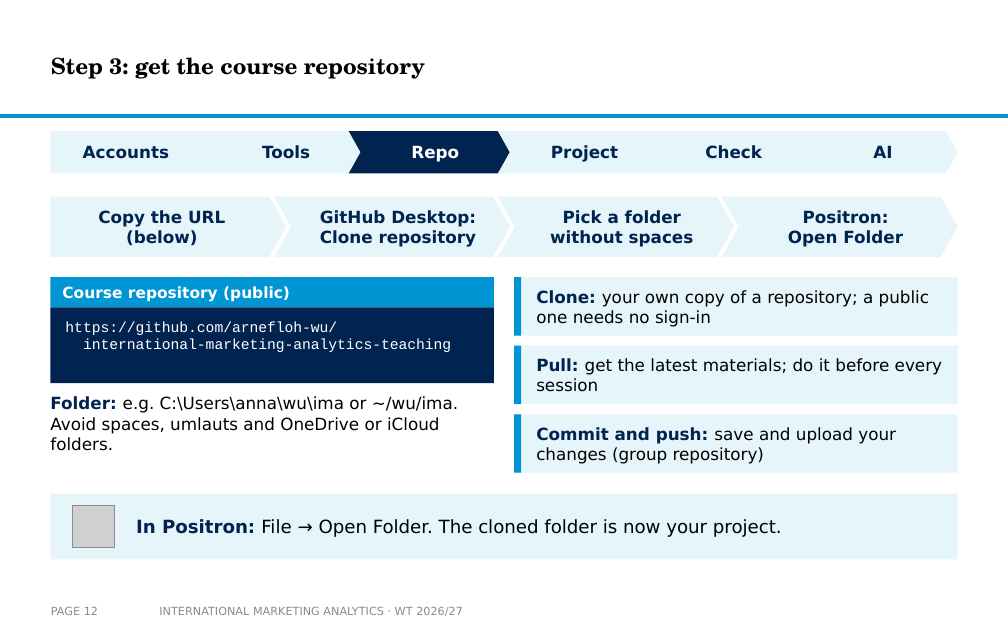
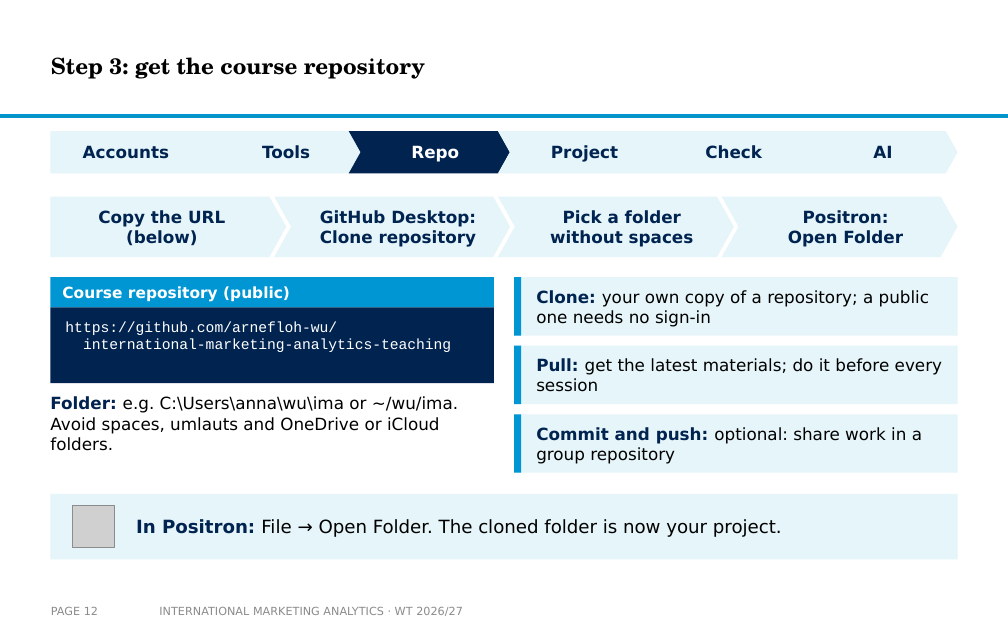
Before and after one commit to arnefloh-wu/International-Marketing-Analytics, a slide deck: slide 12 of slides/01a_setup-and-registration_WT26-27.pptx. Drawn at 1008x630 pixels with LibreOffice and Linux fonts; fonts in the diff are those of the drawing; grey boxes stand for pictures; background and template pictures are left out. Boxes give left, top, right and bottom in pixels: in the first picture for what was removed or moved away, otherwise in the second. Text is boxed around its words. In the diff, an @@ line names an element or a change of style, - is before the commit and + after.

```diff
--- a/slides/01a_setup-and-registration_WT26-27.pptx
+++ b/slides/01a_setup-and-registration_WT26-27.pptx
@@ text at box(536, 427, 922, 464): text changed @@
-Commit and push: save and upload your changes (group repository)
+Commit and push: optional: share work in a group repository
```
Also in this commit, not shown: 8 other slides changed, 4 other files.
